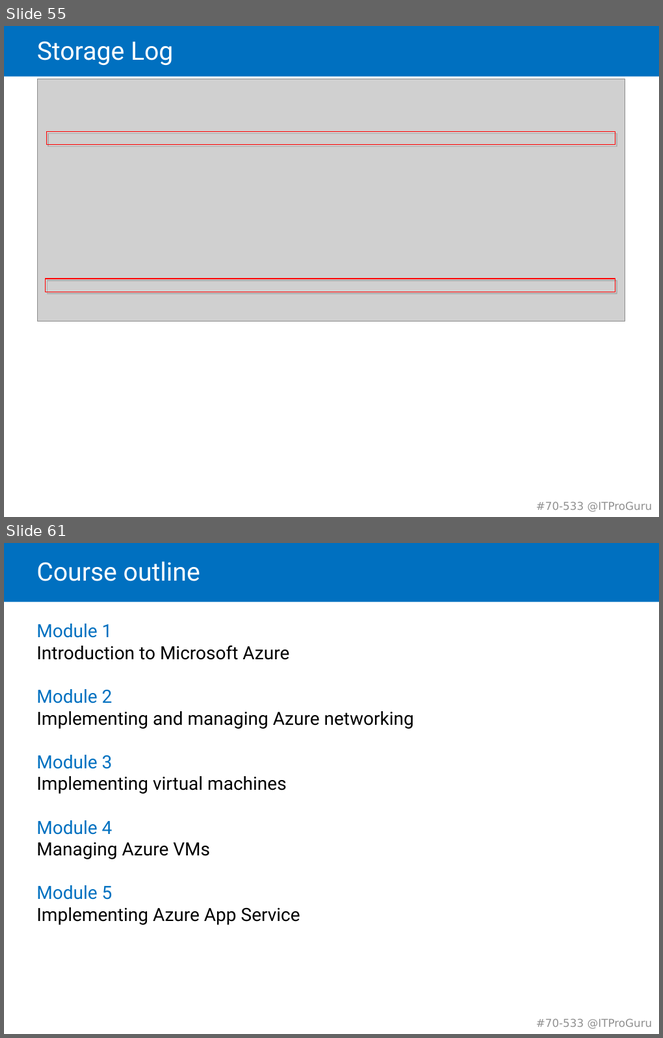
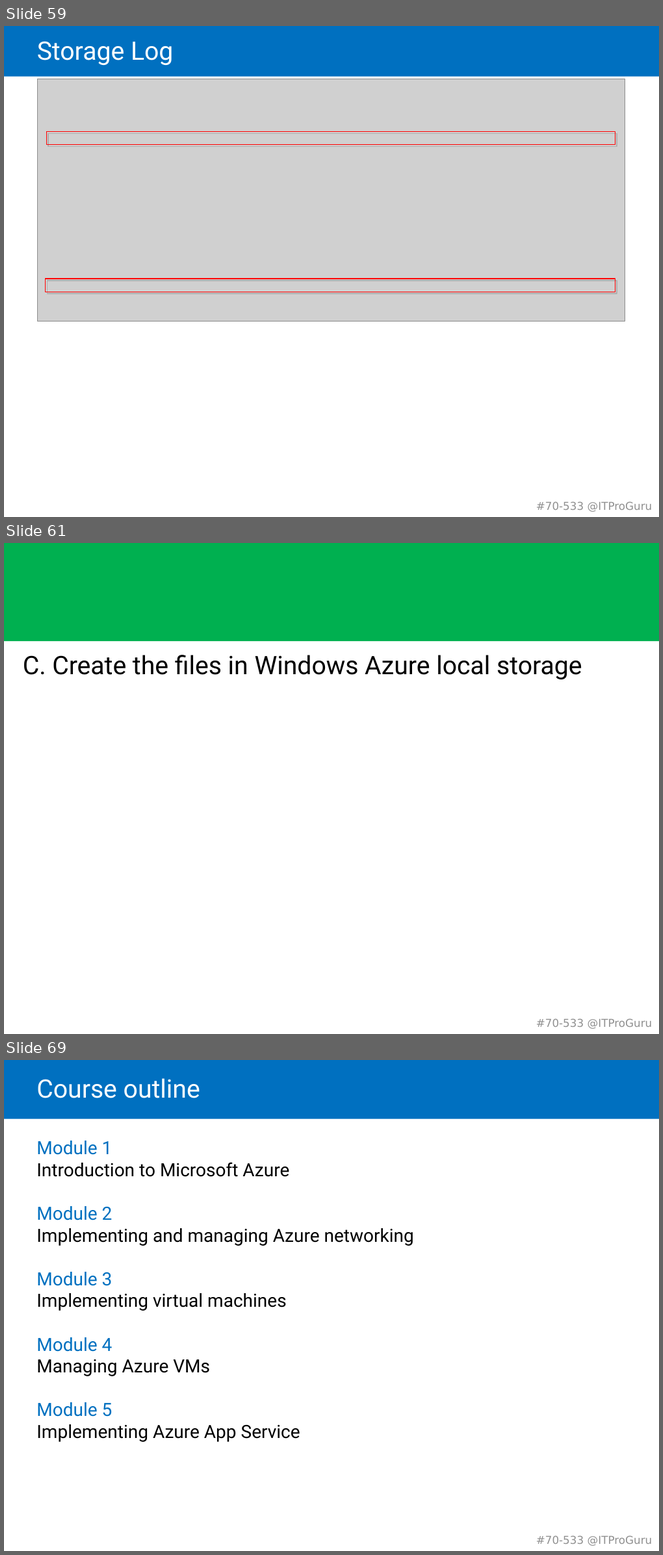
Before and after one commit to guruskill/70-533, a slide deck: 70-533-03-StorageMK.pptx. Shown one above the other, each under a label of ours: slides 55 and 61 before the commit, slides 59, 61 and 69 after it; the slides between them are not shown. The pictures are 663x1038 and 663x1555 pixels, drawn with LibreOffice and Linux fonts; fonts in the diff are those of the drawing; grey boxes stand for pictures. Boxes give left, top, right and bottom in pixels: in the first picture for what was removed or moved away, otherwise in the second. Text is boxed around its words. In the diff, an @@ line names an element or a change of style, - is before the commit and + after.

Commit message:
Storage Updates

```diff
--- a/70-533-03-StorageMK.pptx
+++ b/70-533-03-StorageMK.pptx
@@ slide 61 added at <box>4,543,659,1034</box>, background #FFFFFF; not listed: 2 template elements that a slide beside it also shows @@
@@ rectangle added at <box>4,543,659,641</box>, fill #00B050 @@
@@ text added at <box>23,655,582,679</box>, 28 pt, text #000000 @@
+C. Create the files in Windows Azure local storage
@@ what was slide 55 is now slide 59 @@
@@ what was slide 61 is now slide 69 @@
```
Also in this commit, not shown: 5 slides changed, 8 other slides added, 1 slide removed.
